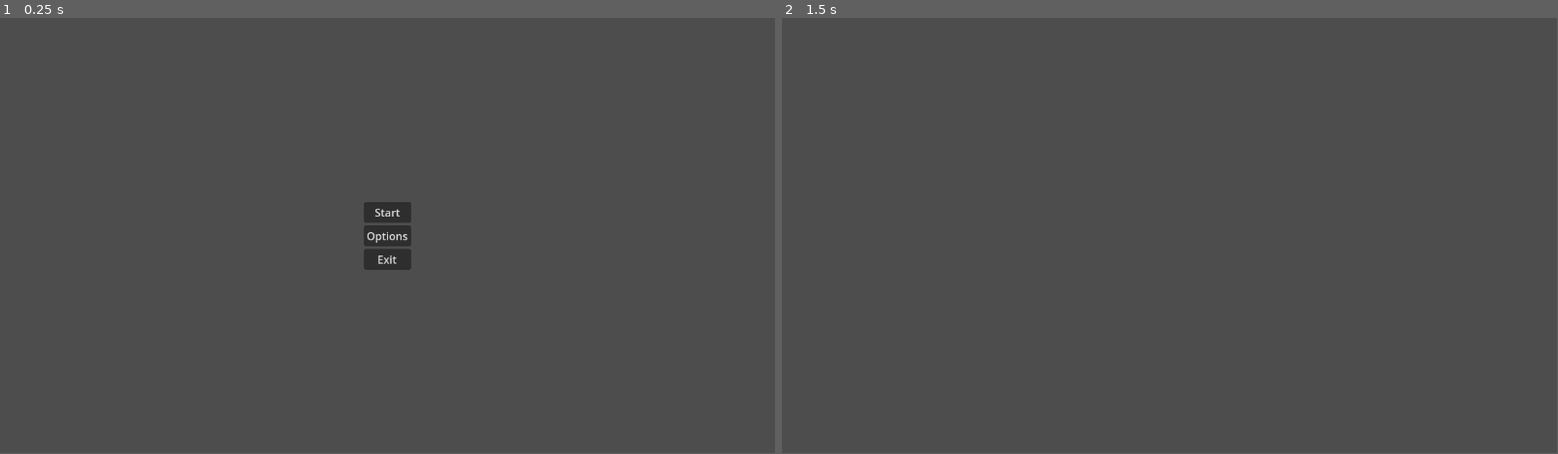
Above: before the commit, frames 1-2 (left to right).
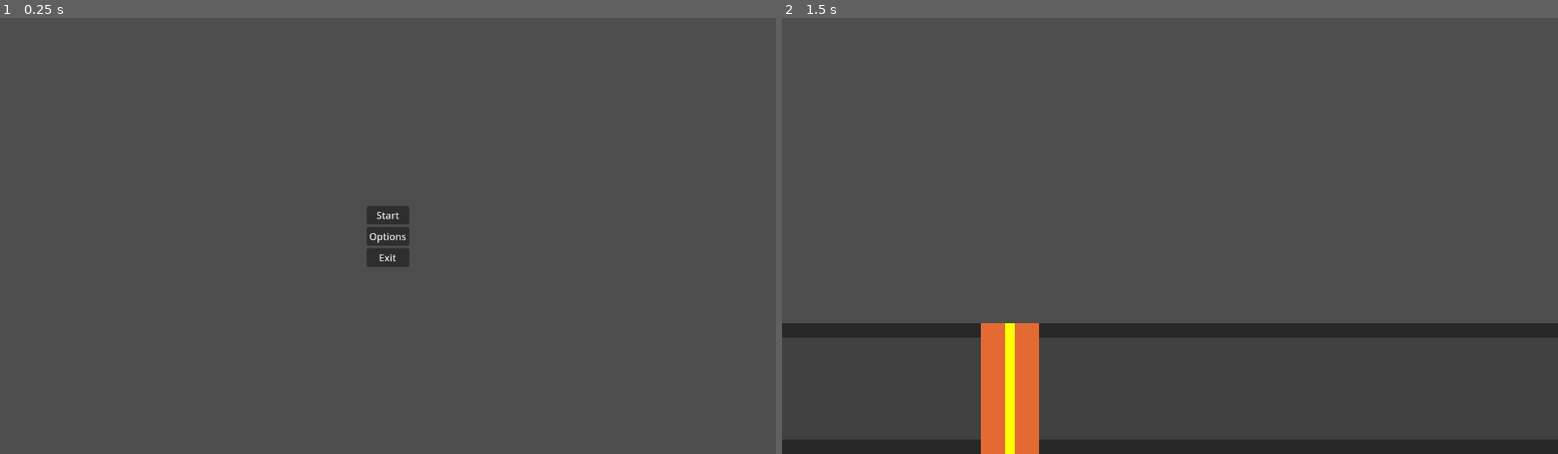
Above: after the commit, the same moments.

Repository: alexgaaranes/GameJam-2024-Entry
Game: Godot game, scene res://scenes/menu.tscn
The game is run twice, just before and just after one commit, with the same random seed, the same clock (stepped at 60 frames per second) and the same inputs.
Inputs:
- Up to frame 1 (0.25 s): no input
- Up to frame 2 (1.5 s): click "Start" at 0.5 s; tap Enter at 1.25 s
In our replay, the window is 799x449 before the commit and 800x450 after it. These sizes can differ from the game's own. Grey fills any space a smaller window leaves; there, only what the larger window draws over its background counts as a difference.

The runs differ from the first frame. In frame 1, 0.3% of the frame differs, in the area x 46-53%, y 42-58%; in frame 2, 8.3%, in the area x 0-100%, y 0-100%.

Commit message:
added pedal column
pedal column with area detection

Diff:
--- a/project.godot
+++ b/project.godot
@@ -11,9 +11,15 @@
 [application]
 
 config/name="GJ+"
+config/version="0.0.1 demo"
 run/main_scene="res://scenes/menu.tscn"
 config/features=PackedStringArray("4.3", "GL Compatibility")
 config/icon="res://icon.svg"
+
+[display]
+
+window/size/viewport_width=1280
+window/size/viewport_height=720
 
 [rendering]
 
--- a/scenes/menu.tscn
+++ b/scenes/menu.tscn
@@ -25,6 +25,7 @@
 grow_horizontal = 2
 grow_vertical = 2
 alignment = 1
+metadata/_edit_use_anchors_ = true
 
 [node name="StartButton" type="Button" parent="VBoxContainer"]
 layout_mode = 2
--- /dev/null
+++ b/scenes/pedal_column.tscn
@@ -0,0 +1,71 @@
+[gd_scene load_steps=5 format=3 uid="uid://bgngv3qaf4or3"]
+
+[ext_resource type="Script" path="res://scripts/pedal_column.gd" id="1_8fkcs"]
+
+[sub_resource type="RectangleShape2D" id="RectangleShape2D_el7vk"]
+size = Vector2(16, 216)
+
+[sub_resource type="RectangleShape2D" id="RectangleShape2D_scjft"]
+size = Vector2(40, 216)
+
+[sub_resource type="RectangleShape2D" id="RectangleShape2D_k18yy"]
+size = Vector2(40, 216)
+
+[node name="PedalColumn" type="Node2D"]
+script = ExtResource("1_8fkcs")
+
+[node name="ColumnColor" type="ColorRect" parent="."]
+offset_left = -216.0
+offset_top = 504.0
+offset_right = 1360.0
+offset_bottom = 720.0
+color = Color(0.158472, 0.158472, 0.158472, 1)
+
+[node name="ColumnHighlight" type="ColorRect" parent="."]
+offset_left = -200.0
+offset_top = 528.0
+offset_right = 1344.0
+offset_bottom = 696.0
+color = Color(0.255659, 0.255659, 0.255659, 1)
+
+[node name="PerfectArea" type="Area2D" parent="."]
+position = Vector2(368, 504)
+
+[node name="Shape" type="CollisionShape2D" parent="PerfectArea"]
+position = Vector2(8, 108)
+shape = SubResource("RectangleShape2D_el7vk")
+
+[node name="Color" type="ColorRect" parent="PerfectArea"]
+offset_right = 16.0
+offset_bottom = 216.0
+color = Color(1, 1, 0, 1)
+
+[node name="GreatAreaBack" type="Area2D" parent="."]
+position = Vector2(328, 504)
+
+[node name="Shape" type="CollisionShape2D" parent="GreatAreaBack"]
+position = Vector2(20, 108)
+shape = SubResource("RectangleShape2D_scjft")
+disabled = true
+
+[node name="ColorRect" type="ColorRect" parent="GreatAreaBack"]
+offset_right = 40.0
+offset_bottom = 216.0
+color = Color(0.891544, 0.419283, 0.201671, 1)
+
+[node name="GreatAreaFront" type="Area2D" parent="."]
+position = Vector2(384, 504)
+
+[node name="Shape" type="CollisionShape2D" parent="GreatAreaFront"]
+position = Vector2(20, 108)
+shape = SubResource("RectangleShape2D_k18yy")
+disabled = true
+
+[node name="ColorRect" type="ColorRect" parent="GreatAreaFront"]
+offset_right = 40.0
+offset_bottom = 216.0
+color = Color(0.891544, 0.419283, 0.201671, 1)
+
+[connection signal="area_entered" from="PerfectArea" to="." method="_on_perfect_area_area_entered"]
+[connection signal="area_entered" from="GreatAreaBack" to="." method="_on_great_area_back_area_entered"]
+[connection signal="area_entered" from="GreatAreaFront" to="." method="_on_great_area_front_area_entered"]
--- a/scenes/placeholder_lvl.tscn
+++ b/scenes/placeholder_lvl.tscn
@@ -1,3 +1,7 @@
-[gd_scene format=3 uid="uid://bhmqw75h2u8fk"]
+[gd_scene load_steps=2 format=3 uid="uid://bhmqw75h2u8fk"]
+
+[ext_resource type="PackedScene" uid="uid://bgngv3qaf4or3" path="res://scenes/pedal_column.tscn" id="1_85v0j"]
 
 [node name="PlaceholderLvl" type="Node"]
+
+[node name="PedalColumn" parent="." instance=ExtResource("1_85v0j")]
--- /dev/null
+++ b/scripts/pedal_column.gd
@@ -0,0 +1,21 @@
+extends Node2D
+
+var detectedAreas: Array # Append areas entered here
+
+# Called when the node enters the scene tree for the first time.
+func _ready():
+	pass # Replace with function body.
+
+
+# Called every frame. 'delta' is the elapsed time since the previous frame.
+func _process(delta):
+	pass
+
+func _on_great_area_back_area_entered(area):
+	detectedAreas.append("Great_B")
+
+func _on_great_area_front_area_entered(area):
+	detectedAreas.append("Great_F")
+
+func _on_perfect_area_area_entered(area):
+	detectedAreas.append("Perfect")
